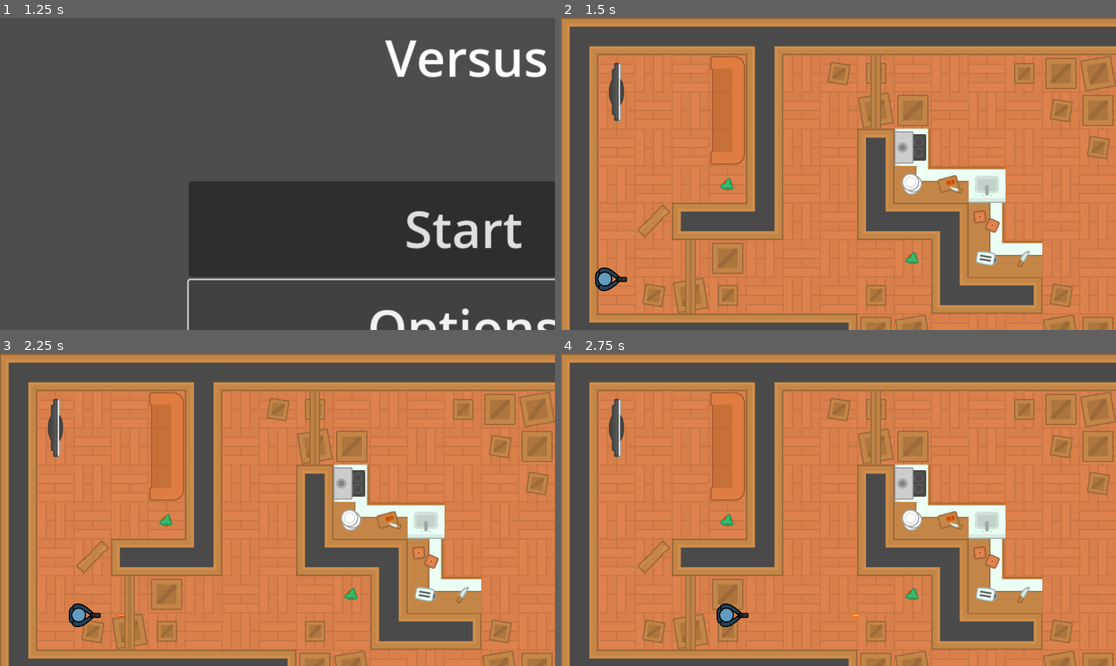
Above: before the commit, frames 1-4 (two rows, left to right).
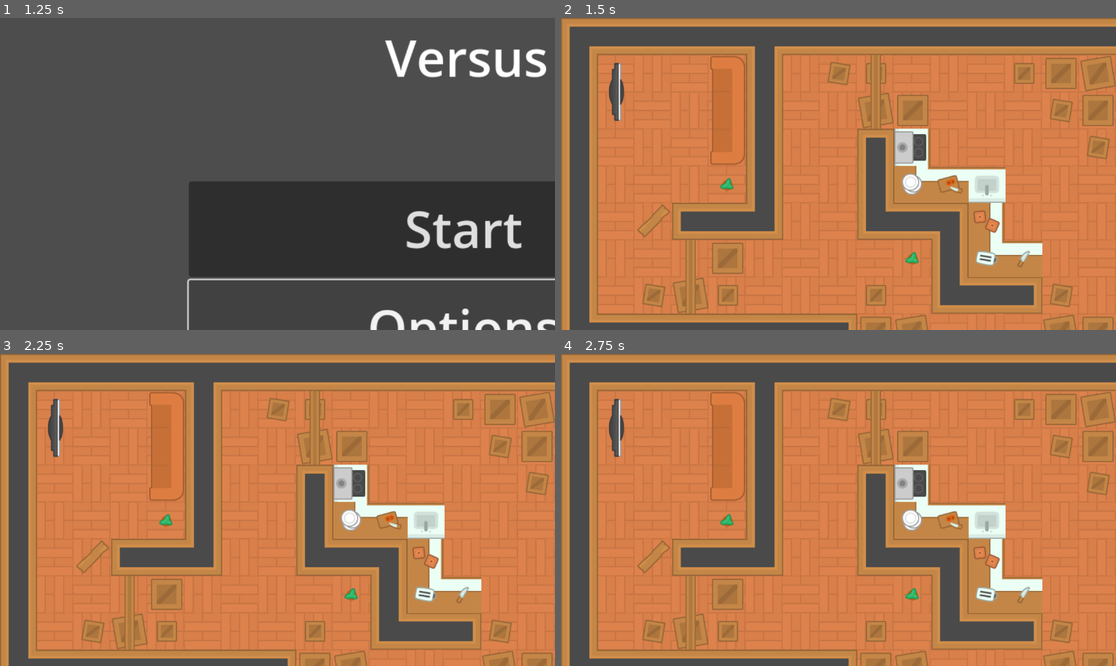
Above: after the commit, the same moments.

Repository: Atajin/couch-commandos
Game: Godot game, scene res://menus/main_node.tscn
Two runs of this game, one before a commit and one after it. Both use one fixed random seed, a clock stepped at 60 frames per second and the inputs below.
Inputs:
- Up to frame 1 (1.25 s): click "Options" at 0.5 s
- Up to frame 2 (1.5 s): click "Start" at 1.25 s
- Up to frame 3 (2.25 s): tap Enter at 2 s; hold D (move_right_p1) from 2.03 s (still down); tap Space (shoot_p1) at 2.1 s
- Up to frame 4 (2.75 s): keep holding D (move_right_p1)

Frame 1 is identical in both runs. In frame 2, 0.3% of the frame differs, in the area x 6-12%, y 79-88%; in frame 3, 0.3%, in the area x 12-23%, y 79-88%; in frame 4, 0.3%.

Commit message:
Collisions

Diff:
--- a/maps/map_1.tscn
+++ b/maps/map_1.tscn
@@ -1066,39 +1066,9 @@
 23:19/0 = 0
 24:19/0 = 0
 
-[sub_resource type="TileSetAtlasSource" id="TileSetAtlasSource_xrmo6"]
-texture = ExtResource("2_6vad3")
-texture_region_size = Vector2i(64, 64)
-0:0/0 = 0
-1:0/0 = 0
-2:0/0 = 0
-3:0/0 = 0
-4:0/0 = 0
-0:1/0 = 0
-1:1/0 = 0
-2:1/0 = 0
-3:1/0 = 0
-4:1/0 = 0
-0:2/0 = 0
-1:2/0 = 0
-2:2/0 = 0
-3:2/0 = 0
-4:2/0 = 0
-0:3/0 = 0
-1:3/0 = 0
-2:3/0 = 0
-3:3/0 = 0
-4:3/0 = 0
-0:4/0 = 0
-1:4/0 = 0
-2:4/0 = 0
-3:4/0 = 0
-4:4/0 = 0
-
 [sub_resource type="TileSet" id="TileSet_ig5he"]
 tile_size = Vector2i(64, 64)
 sources/1 = SubResource("TileSetAtlasSource_of0fp")
-sources/2 = SubResource("TileSetAtlasSource_xrmo6")
 
 [sub_resource type="TileSetAtlasSource" id="TileSetAtlasSource_bl51q"]
 texture = ExtResource("2_6vad3")
@@ -1225,14 +1195,23 @@
 7:4/0 = 0
 8:4/0 = 0
 9:4/0 = 0
+9:4/0/physics_layer_0/polygon_0/points = PackedVector2Array(-32, -32, 32, -32, 32, 32, -32, 32)
 10:4/0 = 0
+10:4/0/physics_layer_0/polygon_0/points = PackedVector2Array(-32, -32, 32, -32, 32, 32, -32, 32)
 11:4/0 = 0
+11:4/0/physics_layer_0/polygon_0/points = PackedVector2Array(-32, -32, 32, -32, 32, 32, -32, 32)
 12:4/0 = 0
+12:4/0/physics_layer_0/polygon_0/points = PackedVector2Array(-32, -32, 32, -32, 32, 32, -32, 32)
 13:4/0 = 0
+13:4/0/physics_layer_0/polygon_0/points = PackedVector2Array(-32, -32, 32, -32, 32, 32, -32, 32)
 14:4/0 = 0
+14:4/0/physics_layer_0/polygon_0/points = PackedVector2Array(-32, -32, 32, -32, 32, 32, -32, 32)
 15:4/0 = 0
+15:4/0/physics_layer_0/polygon_0/points = PackedVector2Array(-32, -32, 32, -32, 32, 32, -32, 32)
 16:4/0 = 0
+16:4/0/physics_layer_0/polygon_0/points = PackedVector2Array(-32, -32, 32, -32, 32, 32, -32, 32)
 17:4/0 = 0
+17:4/0/physics_layer_0/polygon_0/points = PackedVector2Array(-32, -32, 32, -32, 32, 32, -32, 32)
 18:4/0 = 0
 19:4/0 = 0
 20:4/0 = 0
@@ -1252,14 +1231,23 @@
 7:5/0 = 0
 8:5/0 = 0
 9:5/0 = 0
+9:5/0/physics_layer_0/polygon_0/points = PackedVector2Array(-32, -32, 32, -32, 32, 32, -32, 32)
 10:5/0 = 0
+10:5/0/physics_layer_0/polygon_0/points = PackedVector2Array(-32, -32, 32, -32, 32, 32, -32, 32)
 11:5/0 = 0
+11:5/0/physics_layer_0/polygon_0/points = PackedVector2Array(-32, -32, 32, -32, 32, 32, -32, 32)
 12:5/0 = 0
+12:5/0/physics_layer_0/polygon_0/points = PackedVector2Array(-32, -32, 32, -32, 32, 32, -32, 32)
 13:5/0 = 0
+13:5/0/physics_layer_0/polygon_0/points = PackedVector2Array(-32, -32, 32, -32, 32, 32, -32, 32)
 14:5/0 = 0
+14:5/0/physics_layer_0/polygon_0/points = PackedVector2Array(-32, -32, 32, -32, 32, 32, -32, 32)
 15:5/0 = 0
+15:5/0/physics_layer_0/polygon_0/points = PackedVector2Array(-32, -32, 32, -32, 32, 32, -32, 32)
 16:5/0 = 0
+16:5/0/physics_layer_0/polygon_0/points = PackedVector2Array(-32, -32, 32, -32, 32, 32, -32, 32)
 17:5/0 = 0
+17:5/0/physics_layer_0/polygon_0/points = PackedVector2Array(-32, -32, 32, -32, 32, 32, -32, 32)
 18:5/0 = 0
 19:5/0 = 0
 20:5/0 = 0
@@ -1279,14 +1267,23 @@
 7:6/0 = 0
 8:6/0 = 0
 9:6/0 = 0
+9:6/0/physics_layer_0/polygon_0/points = PackedVector2Array(-32, -32, 32, -32, 32, 32, -32, 32)
 10:6/0 = 0
+10:6/0/physics_layer_0/polygon_0/points = PackedVector2Array(-32, -32, 32, -32, 32, 32, -32, 32)
 11:6/0 = 0
+11:6/0/physics_layer_0/polygon_0/points = PackedVector2Array(-32, -32, 32, -32, 32, 32, -32, 32)
 12:6/0 = 0
+12:6/0/physics_layer_0/polygon_0/points = PackedVector2Array(-32, -32, 32, -32, 32, 32, -32, 32)
 13:6/0 = 0
+13:6/0/physics_layer_0/polygon_0/points = PackedVector2Array(-32, -32, 32, -32, 32, 32, -32, 32)
 14:6/0 = 0
+14:6/0/physics_layer_0/polygon_0/points = PackedVector2Array(-32, -32, 32, -32, 32, 32, -32, 32)
 15:6/0 = 0
+15:6/0/physics_layer_0/polygon_0/points = PackedVector2Array(-32, -32, 32, -32, 32, 32, -32, 32)
 16:6/0 = 0
+16:6/0/physics_layer_0/polygon_0/points = PackedVector2Array(-32, -32, 32, -32, 32, 32, -32, 32)
 17:6/0 = 0
+17:6/0/physics_layer_0/polygon_0/points = PackedVector2Array(-32, -32, 32, -32, 32, 32, -32, 32)
 18:6/0 = 0
 19:6/0 = 0
 20:6/0 = 0
@@ -1306,14 +1303,23 @@
 7:7/0 = 0
 8:7/0 = 0
 9:7/0 = 0
+9:7/0/physics_layer_0/polygon_0/points = PackedVector2Array(-32, -32, 32, -32, 32, 32, -32, 32)
 10:7/0 = 0
+10:7/0/physics_layer_0/polygon_0/points = PackedVector2Array(-32, -32, 32, -32, 32, 32, -32, 32)
 11:7/0 = 0
+11:7/0/physics_layer_0/polygon_0/points = PackedVector2Array(-32, -32, 32, -32, 32, 32, -32, 32)
 12:7/0 = 0
+12:7/0/physics_layer_0/polygon_0/points = PackedVector2Array(-32, -32, 32, -32, 32, 32, -32, 32)
 13:7/0 = 0
+13:7/0/physics_layer_0/polygon_0/points = PackedVector2Array(-32, -32, 32, -32, 32, 32, -32, 32)
 14:7/0 = 0
+14:7/0/physics_layer_0/polygon_0/points = PackedVector2Array(-32, -32, 32, -32, 32, 32, -32, 32)
 15:7/0 = 0
+15:7/0/physics_layer_0/polygon_0/points = PackedVector2Array(-32, -32, 32, -32, 32, 32, -32, 32)
 16:7/0 = 0
+16:7/0/physics_layer_0/polygon_0/points = PackedVector2Array(-32, -32, 32, -32, 32, 32, -32, 32)
 17:7/0 = 0
+17:7/0/physics_layer_0/polygon_0/points = PackedVector2Array(-32, -32, 32, -32, 32, 32, -32, 32)
 18:7/0 = 0
 19:7/0 = 0
 20:7/0 = 0
@@ -1333,14 +1339,23 @@
 7:8/0 = 0
 8:8/0 = 0
 9:8/0 = 0
+9:8/0/physics_layer_0/polygon_0/points = PackedVector2Array(-32, -32, 32, -32, 32, 32, -32, 32)
 10:8/0 = 0
+10:8/0/physics_layer_0/polygon_0/points = PackedVector2Array(-32, -32, 32, -32, 32, 32, -32, 32)
 11:8/0 = 0
+11:8/0/physics_layer_0/polygon_0/points = PackedVector2Array(-32, -32, 32, -32, 32, 32, -32, 32)
 12:8/0 = 0
+12:8/0/physics_layer_0/polygon_0/points = PackedVector2Array(-32, -32, 32, -32, 32, 32, -32, 32)
 13:8/0 = 0
+13:8/0/physics_layer_0/polygon_0/points = PackedVector2Array(-32, -32, 32, -32, 32, 32, -32, 32)
 14:8/0 = 0
+14:8/0/physics_layer_0/polygon_0/points = PackedVector2Array(-32, -32, 32, -32, 32, 32, -32, 32)
 15:8/0 = 0
+15:8/0/physics_layer_0/polygon_0/points = PackedVector2Array(-32, -32, 32, -32, 32, 32, -32, 32)
 16:8/0 = 0
+16:8/0/physics_layer_0/polygon_0/points = PackedVector2Array(-32, -32, 32, -32, 32, 32, -32, 32)
 17:8/0 = 0
+17:8/0/physics_layer_0/polygon_0/points = PackedVector2Array(-32, -32, 32, -32, 32, 32, -32, 32)
 18:8/0 = 0
 19:8/0 = 0
 20:8/0 = 0
@@ -1360,14 +1375,23 @@
 7:9/0 = 0
 8:9/0 = 0
 9:9/0 = 0
+9:9/0/physics_layer_0/polygon_0/points = PackedVector2Array(-32, -32, 32, -32, 32, 32, -32, 32)
 10:9/0 = 0
+10:9/0/physics_layer_0/polygon_0/points = PackedVector2Array(-32, -32, 32, -32, 32, 32, -32, 32)
 11:9/0 = 0
+11:9/0/physics_layer_0/polygon_0/points = PackedVector2Array(-32, -32, 32, -32, 32, 32, -32, 32)
 12:9/0 = 0
+12:9/0/physics_layer_0/polygon_0/points = PackedVector2Array(-32, -32, 32, -32, 32, 32, -32, 32)
 13:9/0 = 0
+13:9/0/physics_layer_0/polygon_0/points = PackedVector2Array(-32, -32, 32, -32, 32, 32, -32, 32)
 14:9/0 = 0
+14:9/0/physics_layer_0/polygon_0/points = PackedVector2Array(-32, -32, 32, -32, 32, 32, -32, 32)
 15:9/0 = 0
+15:9/0/physics_layer_0/polygon_0/points = PackedVector2Array(-32, -32, 32, -32, 32, 32, -32, 32)
 16:9/0 = 0
+16:9/0/physics_layer_0/polygon_0/points = PackedVector2Array(-32, -32, 32, -32, 32, 32, -32, 32)
 17:9/0 = 0
+17:9/0/physics_layer_0/polygon_0/points = PackedVector2Array(-32, -32, 32, -32, 32, 32, -32, 32)
 18:9/0 = 0
 19:9/0 = 0
 20:9/0 = 0
@@ -1782,7 +1806,9 @@
 18:4/0 = 0
 19:4/0 = 0
 20:4/0 = 0
+20:4/0/physics_layer_0/polygon_0/points = PackedVector2Array(-26, -25.5, 25, -25.5, 26.5, 25, -27.5, 25.5)
 21:4/0 = 0
+21:4/0/physics_layer_0/polygon_0/points = PackedVector2Array(-15.5, -17, 17.5, -16.5, 17.5, 16.5, -15.5, 16.5)
 22:4/0 = 0
 23:4/0 = 0
 24:4/0 = 0
@@ -1808,7 +1834,9 @@
 18:5/0 = 0
 19:5/0 = 0
 20:5/0 = 0
+20:5/0/physics_layer_0/polygon_0/points = PackedVector2Array(-32, -21.9203, 22.2739, -28.9914, 32, 20.1525, -20.5, 32)
 21:5/0 = 0
+21:5/0/physics_layer_0/polygon_0/points = PackedVector2Array(-14, -20, 18, -13, 14, 21.5, -17.5, 13)
 22:5/0 = 0
 23:5/0 = 0
 24:5/0 = 0
@@ -2749,7 +2777,9 @@
 22:0/0 = 0
 23:0/0 = 0
 24:0/0 = 0
+24:0/0/physics_layer_0/polygon_0/points = PackedVector2Array(-32, 13, 32, 13, 32, 32, -32, 32)
 25:0/0 = 0
+25:0/0/physics_layer_0/polygon_0/points = PackedVector2Array(-32, 13, 32, 13, 32, 32, -32, 32)
 26:0/0 = 0
 0:1/0 = 0
 1:1/0 = 0
@@ -2803,7 +2833,9 @@
 22:2/0 = 0
 23:2/0 = 0
 24:2/0 = 0
+24:2/0/physics_layer_0/polygon_0/points = PackedVector2Array(-32, -32, 32, -32, 32, 32, -32, 32)
 25:2/0 = 0
+25:2/0/physics_layer_0/polygon_0/points = PackedVector2Array(-32, -32, 32, -32, 32, 32, -32, 32)
 26:2/0 = 0
 0:3/0 = 0
 1:3/0 = 0
@@ -2830,7 +2862,9 @@
 22:3/0 = 0
 23:3/0 = 0
 24:3/0 = 0
+24:3/0/physics_layer_0/polygon_0/points = PackedVector2Array(-32, -32, 32, -32, 32, 32, -32, 32)
 25:3/0 = 0
+25:3/0/physics_layer_0/polygon_0/points = PackedVector2Array(-32, -32, 32, -32, 32, 32, -32, 32)
 26:3/0 = 0
 0:4/0 = 0
 1:4/0 = 0
@@ -2858,6 +2892,7 @@
 23:4/0 = 0
 24:4/0 = 0
 25:4/0 = 0
+25:4/0/physics_layer_0/polygon_0/points = PackedVector2Array(-19, -9.5, -6.75, -12, -0.75, -17, 4.5, -16.25, 10.75, -18.75, 22, -19.5, 22, -10, 18.5, 0.5, 18.5, 8.25, 16, 20.5, 8, 18, 2.75, 13.5, -3.25, 14.5, -10.25, 7.5, -18.25, 1.5, -22.5, -6)
 26:4/0 = 0
 0:5/0 = 0
 1:5/0 = 0
@@ -2883,7 +2918,9 @@
 21:5/0 = 0
 22:5/0 = 0
 23:5/0 = 0
+23:5/0/physics_layer_0/polygon_0/points = PackedVector2Array(-10, -23.5, 32, -22, 32, 23.5, -10, 22)
 24:5/0 = 0
+24:5/0/physics_layer_0/polygon_0/points = PackedVector2Array(-32, -23.5, 10.5, -23.5, 10.5, 23.5, -32, 23.5)
 25:5/0 = 0
 26:5/0 = 0
 0:6/0 = 0
@@ -3018,9 +3055,13 @@
 21:10/0 = 0
 22:10/0 = 0
 23:10/0 = 0
+23:10/0/physics_layer_0/polygon_0/points = PackedVector2Array(-32, -32, 32, -32, 32, 32, -32, 32)
 24:10/0 = 0
+24:10/0/physics_layer_0/polygon_0/points = PackedVector2Array(-32, -32, 32, -32, 32, 32, -32, 32)
 25:10/0 = 0
+25:10/0/physics_layer_0/polygon_0/points = PackedVector2Array(-32, -32, 32, -32, 32, 32, -32, 32)
 26:10/0 = 0
+26:10/0/physics_layer_0/polygon_0/points = PackedVector2Array(-32, -32, 32, -32, 32, 32, -32, 32)
 0:11/0 = 0
 1:11/0 = 0
 2:11/0 = 0
@@ -3045,9 +3086,13 @@
 21:11/0 = 0
 22:11/0 = 0
 23:11/0 = 0
+23:11/0/physics_layer_0/polygon_0/points = PackedVector2Array(-32, -32, 32, -32, 32, 32, -32, 32)
 24:11/0 = 0
+24:11/0/physics_layer_0/polygon_0/points = PackedVector2Array(-32, -32, 32, -32, 32, 32, -32, 32)
 25:11/0 = 0
+25:11/0/physics_layer_0/polygon_0/points = PackedVector2Array(-32, -32, 32, -32, 32, 32, -32, 32)
 26:11/0 = 0
+26:11/0/physics_layer_0/polygon_0/points = PackedVector2Array(-32, -32, 32, -32, 32, 32, -32, 32)
 0:12/0 = 0
 1:12/0 = 0
 2:12/0 = 0
@@ -3171,10 +3216,14 @@
 12:16/0 = 0
 13:16/0 = 0
 14:16/0 = 0
+14:16/0/physics_layer_0/polygon_0/points = PackedVector2Array(-32, -32, 32, -32, 32, 32, -32, 32)
 15:16/0 = 0
+15:16/0/physics_layer_0/polygon_0/points = PackedVector2Array(-32, -32, 32, -32, 32, 32, -32, 32)
 16:16/0 = 0
+16:16/0/physics_layer_0/polygon_0/points = PackedVector2Array(-32, -32, 32, -32, 32, 32, -32, 32)
 17:16/0 = 0
 18:16/0 = 0
+18:16/0/physics_layer_0/polygon_0/points = PackedVector2Array(-26, -23.5, -10.5, -22, 24.5, -22, 25, 6, 14.5, 20, -12, 21.5, -22.5, 13)
 19:16/0 = 0
 20:16/0 = 0
 21:16/0 = 0
@@ -3198,8 +3247,11 @@
 12:17/0 = 0
 13:17/0 = 0
 14:17/0 = 0
+14:17/0/physics_layer_0/polygon_0/points = PackedVector2Array(-32, -32, 32, -32, 32, 32, -32, 32)
 15:17/0 = 0
+15:17/0/physics_layer_0/polygon_0/points = PackedVector2Array(-32, -32, 32, -32, 32, 32, -32, 32)
 16:17/0 = 0
+16:17/0/physics_layer_0/polygon_0/points = PackedVector2Array(-32, -32, 32, -32, 32, 32, -32, 32)
 17:17/0 = 0
 18:17/0 = 0
 19:17/0 = 0
@@ -3225,11 +3277,17 @@
 12:18/0 = 0
 13:18/0 = 0
 14:18/0 = 0
+14:18/0/physics_layer_0/polygon_0/points = PackedVector2Array(-32, -32, 32, -32, 32, 32, -32, 32)
 15:18/0 = 0
+15:18/0/physics_layer_0/polygon_0/points = PackedVector2Array(-32, -32, 32, -32, 32, 32, -32, 32)
 16:18/0 = 0
+16:18/0/physics_layer_0/polygon_0/points = PackedVector2Array(-32, -32, 32, -32, 32, 32, -32, 32)
 17:18/0 = 0
+17:18/0/physics_layer_0/polygon_0/points = PackedVector2Array(-32, -32, 32, -32, 32, 32, -32, 32)
 18:18/0 = 0
+18:18/0/physics_layer_0/polygon_0/points = PackedVector2Array(-24.5, -15, -17.5, -22, 18, -20.5, 23, -13, 26.5, -1, 24.5, 22, -24.5, 21.5)
 19:18/0 = 0
+19:18/0/physics_layer_0/polygon_0/points = PackedVector2Array(-28, -4.5, -22.5, -17, -13.5, -25.5, 4, -32, 21, -22, 26.5, -8, 28, 7.5, 19.5, 25.5, 0.5, 27, -15.5, 27, -24.5, 15)
 20:18/0 = 0
 21:18/0 = 0
 22:18/0 = 0
@@ -3256,11 +3314,14 @@
 16:19/0 = 0
 17:19/0 = 0
 18:19/0 = 0
+18:19/0/physics_layer_0/polygon_0/points = PackedVector2Array(19.5, -13, 32, -13, 32, 13, 18, 14.5, 11, 6, -5, 9.5, -6.5, 4.5, -17.5, 2.5, -19, -9.5, 14, -8)
 19:19/0 = 0
+19:19/0/physics_layer_0/polygon_0/points = PackedVector2Array(-32, -32, 32, -32, 32, 32, -32, 32)
 20:19/0 = 0
 21:19/0 = 0
 22:19/0 = 0
 23:19/0 = 0
+23:19/0/physics_layer_0/polygon_0/points = PackedVector2Array(-28, -13.5, -26, -11.5, -12, -10, -5, -15, 4, -15, 12.5, -9.5, 28, -9.5, 28, 4, 23, 2.5, 19.5, 6, 11, 7.5, 7.5, 15, -6.5, 14.5, -12, 8, -17, 8, -17.5, 4.5, -27.5, 4)
 24:19/0 = 0
 25:19/0 = 0
 26:19/0 = 0
@@ -3824,6 +3885,7 @@
 tile_set = SubResource("TileSet_ggphn")
 
 [node name="Ground" type="TileMapLayer" parent="."]
+position = Vector2(-2, 0)
 tile_map_data = PackedByteArray("AAAAAAAAAQAOAAIAAAABAAAAAQAOAAIAAAACAAAAAQAOAAIAAAADAAAAAQAOAAIAAAAEAAAAAQAOAAIAAAAFAA …(5520 unchanged characters)…
 tile_set = SubResource("TileSet_ig5he")
 
@@ -3848,7 +3910,10 @@
 tile_set = SubResource("TileSet_oj7ty")
 
 [node name="Player" parent="." instance=ExtResource("3_d3c3w")]
-position = Vector2(82.4955, 452.23)
-collision_mask = 30
+position = Vector2(1266, 371)
+
+[node name="Player2" parent="." instance=ExtResource("3_d3c3w")]
+position = Vector2(1317, 159)
+is_player_1 = false
 
 [node name="BulletPool" parent="." instance=ExtResource("4_fh72r")]
--- a/project.godot
+++ b/project.godot
@@ -15,14 +15,15 @@
 config/features=PackedStringArray("4.3", "Forward Plus")
 config/icon="res://icon.svg"
 
+[autoload]
+
+Globals="*res://scripts/globals.gd"
+
 [display]
 
 window/size/mode=3
 window/stretch/scale=1.2
 window/vsync/vsync_mode=0
-[autoload]
-
-Globals="*res://scripts/globals.gd"
 
 [dotnet]
 
--- a/scenes/bullet.tscn
+++ b/scenes/bullet.tscn
@@ -31,6 +31,8 @@
 height = 15.0
 
 [node name="Bullet" type="Area2D"]
+collision_layer = 32
+collision_mask = 13
 script = ExtResource("1_tslbi")
 
 [node name="AnimatedSprite2D" type="AnimatedSprite2D" parent="."]
--- a/scenes/player.tscn
+++ b/scenes/player.tscn
@@ -19,6 +19,7 @@
 }]
 
 [node name="Player" type="CharacterBody2D"]
+collision_mask = 30
 script = ExtResource("1_3dc5k")
 metadata/_edit_group_ = true
 
Not shown: 1 places in maps/map_1.tscn that only renumber resources
Not shown: 1 places in scenes/bullet.tscn that only renumber resources
